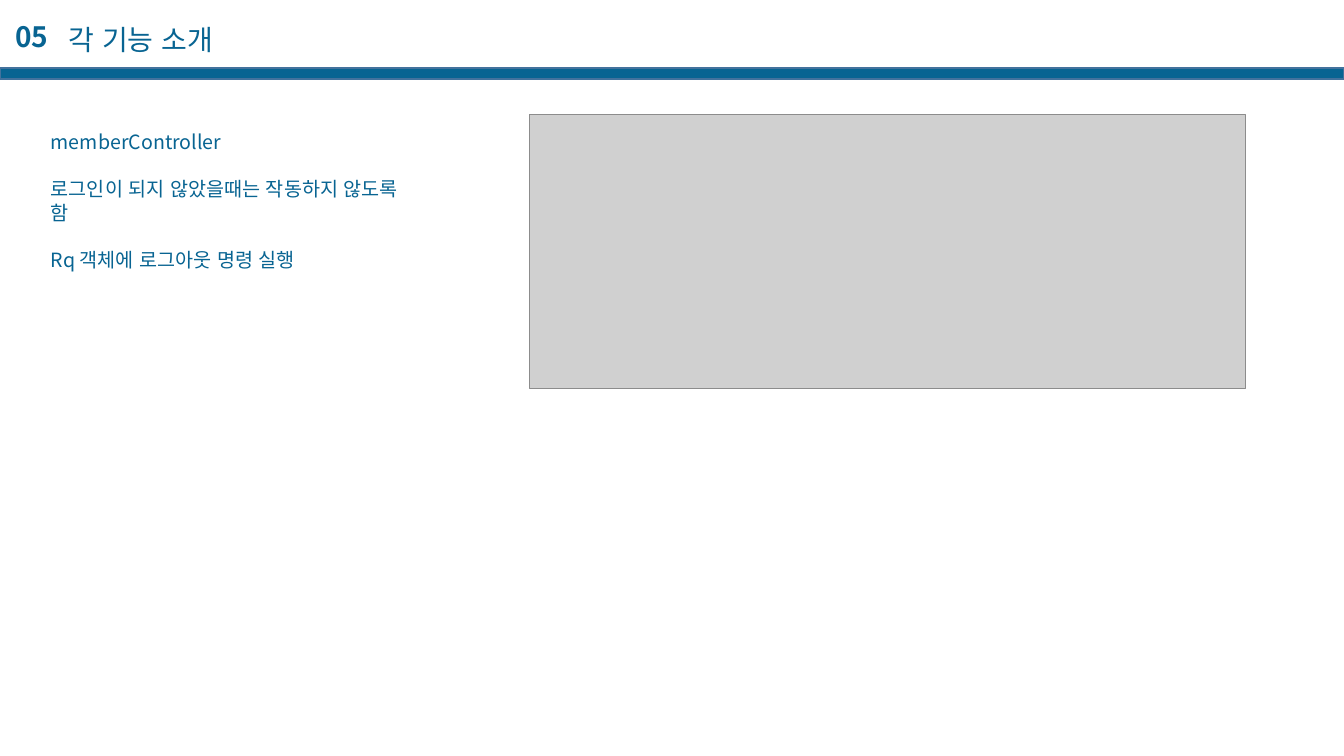
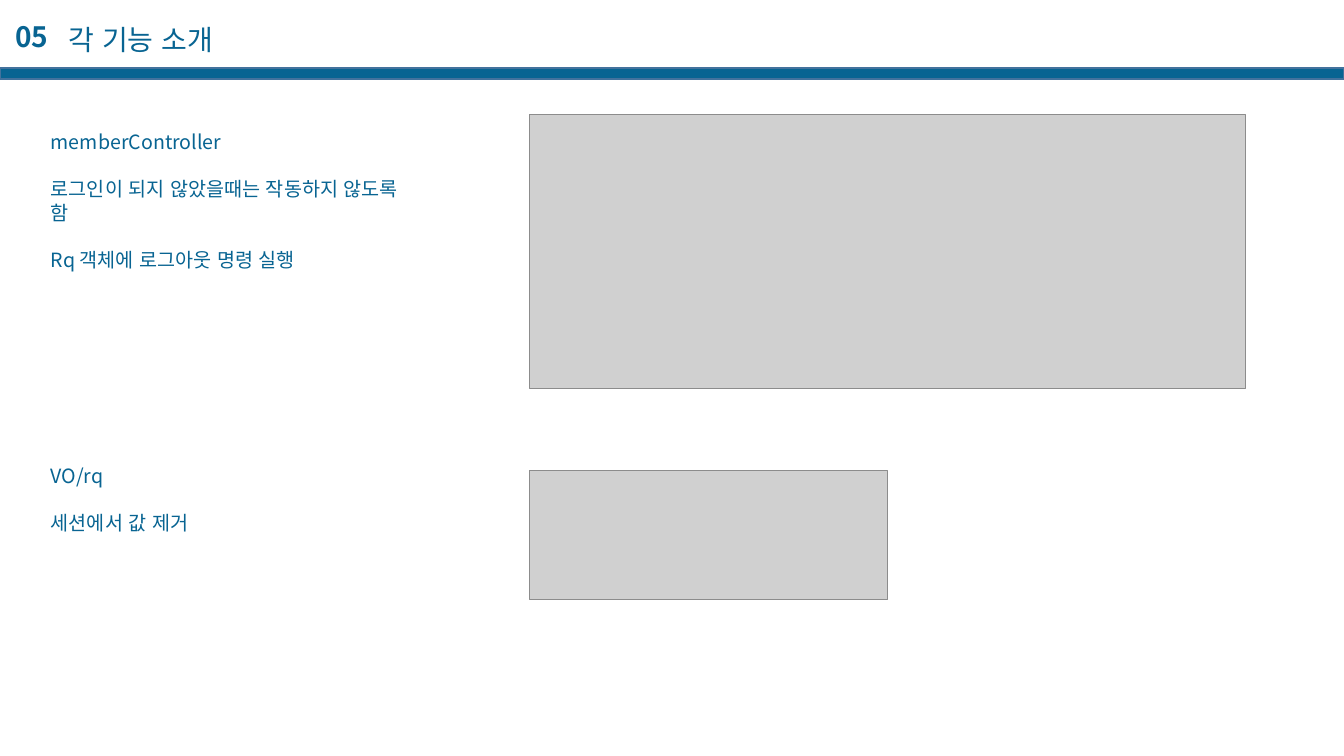
Before and after one commit to casatoo/EducationManager, a slide deck: slide 37 of 프로젝트 기술서.pptx. Drawn at 1344x756 pixels with LibreOffice and Linux fonts; fonts in the diff are those of the drawing; grey boxes stand for pictures. Boxes give left, top, right and bottom in pixels: in the first picture for what was removed or moved away, otherwise in the second. Text is boxed around its words. In the diff, an @@ line names an element or a change of style, - is before the commit and + after.

```diff
--- a/프로젝트 기술서.pptx
+++ b/프로젝트 기술서.pptx
@@ text added at [51,467,188,532], 14 pt, text #086492 @@
+VO/rq
+세션에서 값 제거
@@ picture added at [529,471,887,600] @@
```
Also in this commit, not shown: 4 other slides changed, 23 slides added, 2 slides removed, 8 other files.
